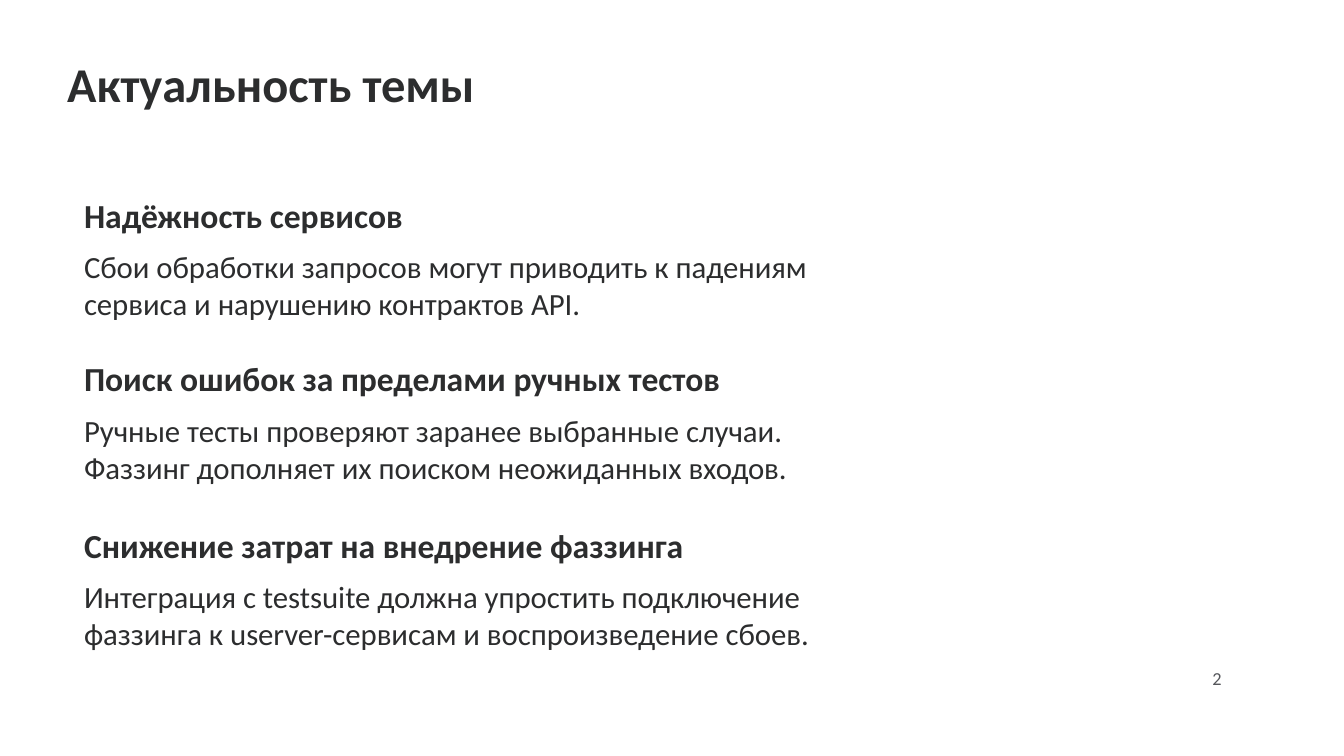
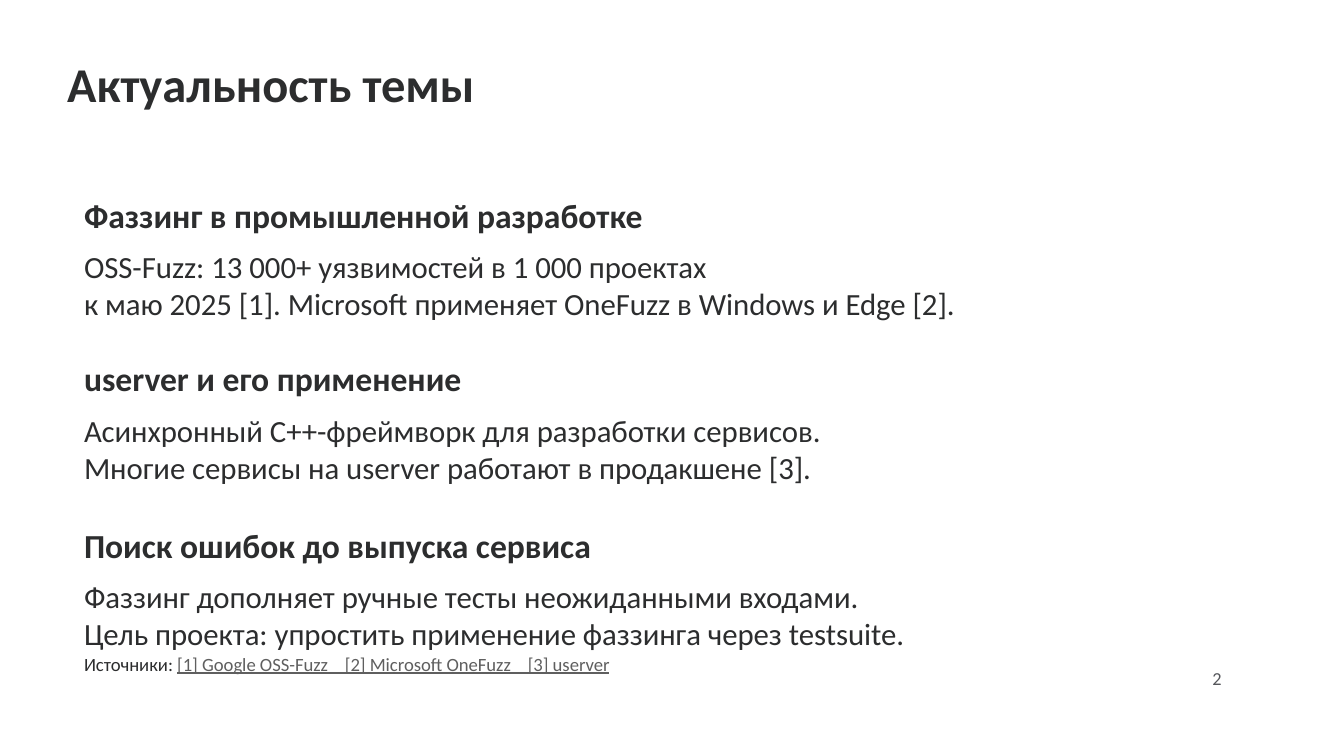
Before and after one commit to Malevrovich/userver-fuzzing, a slide deck: slide 2 of docs/presentation/project.pptx. Drawn at 1344x756 pixels with LibreOffice and Linux fonts; fonts in the diff are those of the drawing; background and template pictures are left out. Boxes give left, top, right and bottom in pixels: in the first picture for what was removed or moved away, otherwise in the second. Text is boxed around its words. In the diff, an @@ line names an element or a change of style, - is before the commit and + after.

```diff
--- a/docs/presentation/project.pptx
+++ b/docs/presentation/project.pptx
@@ text at (x1=84, y1=205, x2=642, y2=234): text changed @@
-Надёжность сервисов
+Фаззинг в промышленной разработке
@@ text at (x1=84, y1=257, x2=955, y2=321): text changed @@
-Сбои обработки запросов могут приводить к падениям
-сервиса и нарушению контрактов API.
+OSS-Fuzz: 13 000+ уязвимостей в 1 000 проектах
+к маю 2025 [1]. Microsoft применяет OneFuzz в Windows и Edge [2].
@@ text at (x1=84, y1=374, x2=462, y2=397): text changed @@
-Поиск ошибок за пределами ручных тестов
+userver и его применение
@@ text at (x1=84, y1=421, x2=820, y2=484): text changed @@
-Ручные тесты проверяют заранее выбранные случаи.
-Фаззинг дополняет их поиском неожиданных входов.
+Асинхронный C++-фреймворк для разработки сервисов.
+Многие сервисы на userver работают в продакшене [3].
@@ text at (x1=84, y1=535, x2=591, y2=564): text changed @@
-Снижение затрат на внедрение фаззинга
+Поиск ошибок до выпуска сервиса
@@ text at (x1=84, y1=587, x2=904, y2=650): text changed @@
-Интеграция с testsuite должна упростить подключение
-фаззинга к userver-сервисам и воспроизведение сбоев.
+Фаззинг дополняет ручные тесты неожиданными входами.
+Цель проекта: упростить применение фаззинга через testsuite.
@@ text added at (x1=84, y1=657, x2=610, y2=674), 10 pt, text #5F5F5F, underline @@
+Источники: [1] Google OSS-Fuzz [2] Microsoft OneFuzz [3] userver
```
Also in this commit, not shown: 2 other files.
